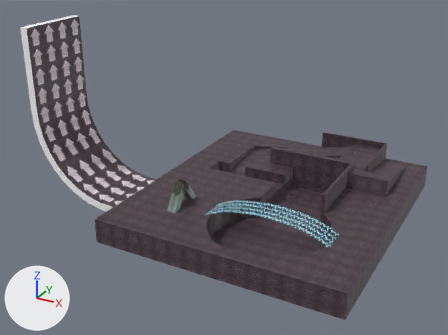
What one commit did to the glTF model assets/sprites/disco.gltf.
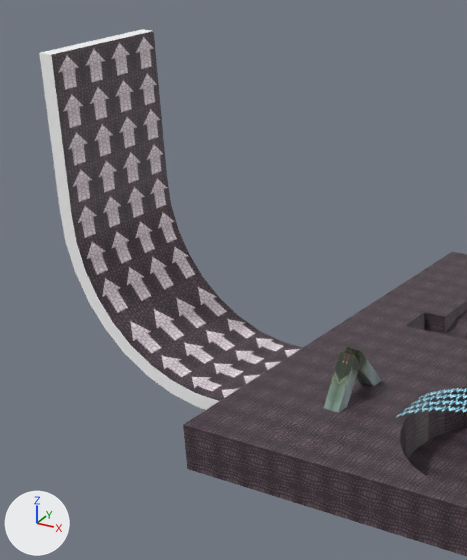
Each version appears first whole from a 50 mm camera at (52.3, -110.3, 74.2) aimed at (-19.0, 19.5, 9.3), and next in a close-up on the part from 0% to 54% of the width and 0% to 86% of the height. Arrows for +X, +Y and +Z are at lower left; the lights stay in place. Where no turn or scale is listed for an object, it has been applied to the vertices.

In view in the first close-up: 'disc-col', 'gate-col', 'platform-col'.
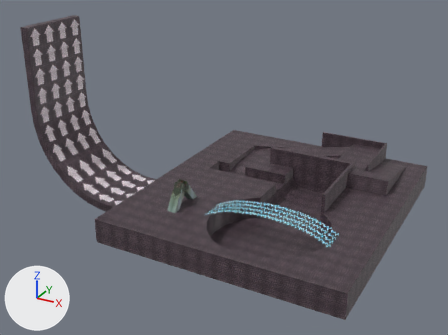
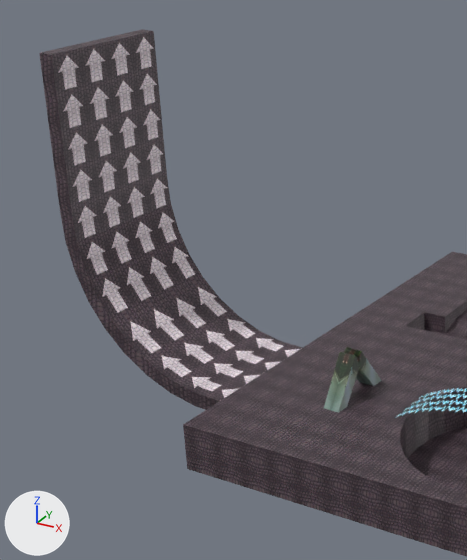
Edits to the scene script, one JSON object a line:
```json
{"op": "remove", "block": "mat_material_003", "code": "mat_material_003.base_color = (1.0, 1.0, 1.0)  # white #ffffff"}
{"op": "add", "block": "mat_material_003", "code": "mat_material_003.texture = img_kattot"}
```

Location of each change, [x1, y1, x2, y2] in pixels of the close-ups (467 x 560 px):
```json
{"object": "platform-col", "change": "surface changed", "before": [39, 29, 222, 410], "after": [39, 29, 222, 410], "on screen": "grey to black"}
```
